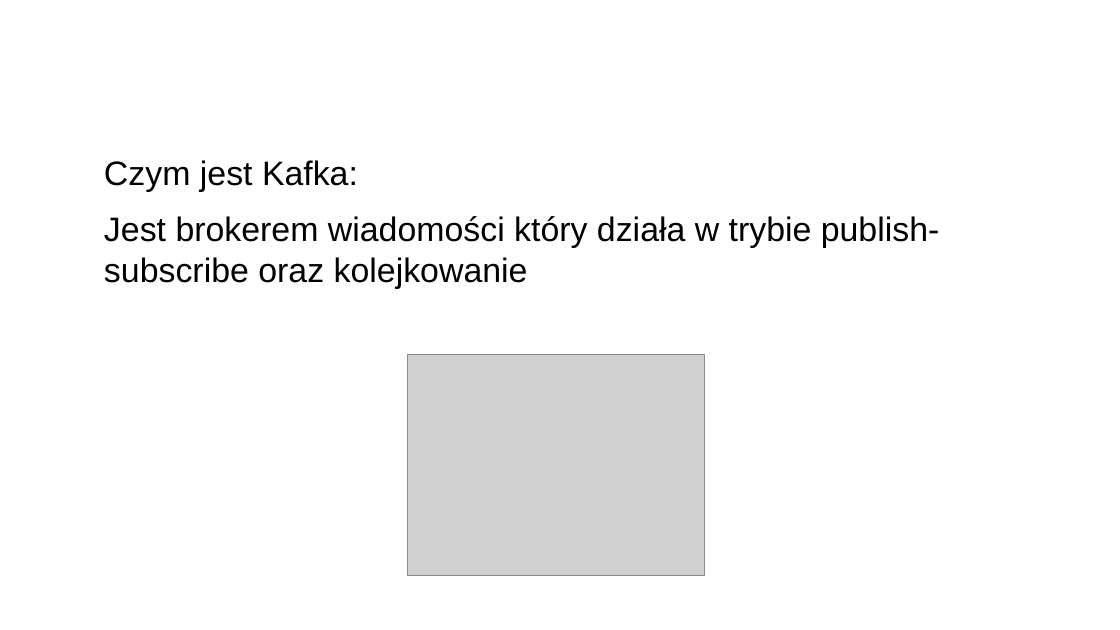
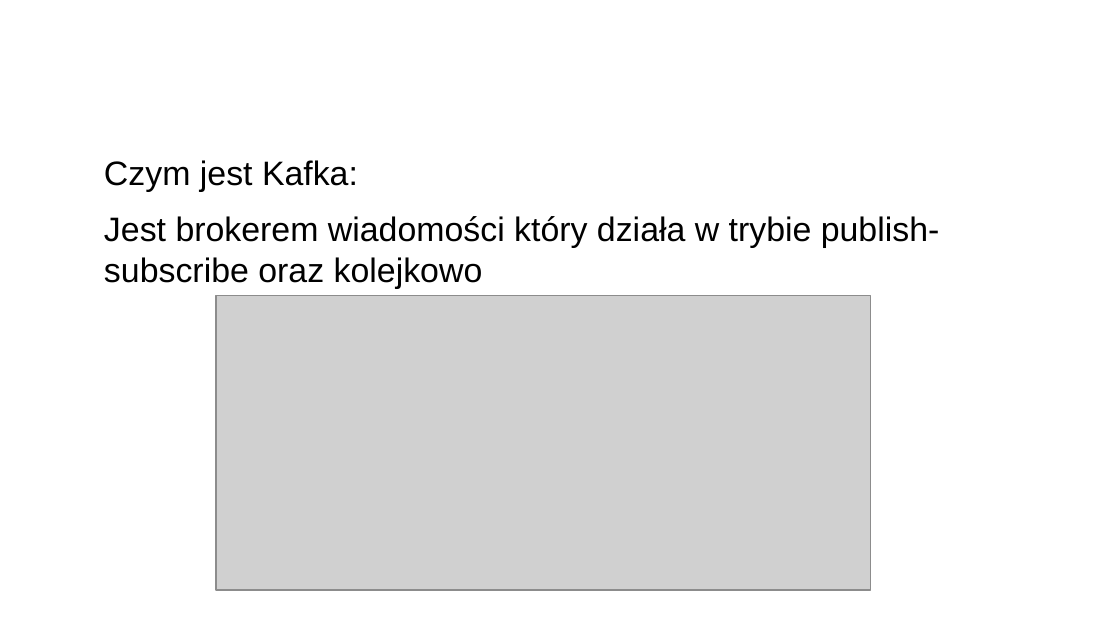
Before and after one commit to sinu0/kafka_example, a slide deck: slide 2 of Bez tytułu 1.odp. Drawn at 1120x630 pixels with LibreOffice and Linux fonts; fonts in the diff are those of the drawing; grey boxes stand for pictures; background and template pictures are left out. Boxes give left, top, right and bottom in pixels: in the first picture for what was removed or moved away, otherwise in the second. Text is boxed around its words. In the diff, an @@ line names an element or a change of style, - is before the commit and + after.

```diff
--- a/Bez tytułu 1.odp
+++ b/Bez tytułu 1.odp
@@ text at box(104, 216, 940, 288): text changed @@
-Jest brokerem wiadomości który działa w trybie publish-subscribe oraz kolejkowanie
+Jest brokerem wiadomości który działa w trybie publish-subscribe oraz kolejkowo
@@ picture: place and size @@
-picture at box(409, 355, 705, 576)
+picture at box(216, 296, 872, 590)
```
Also in this commit, not shown: 3 other slides changed, 5 slides added, 1 slide removed, 2 other files.
